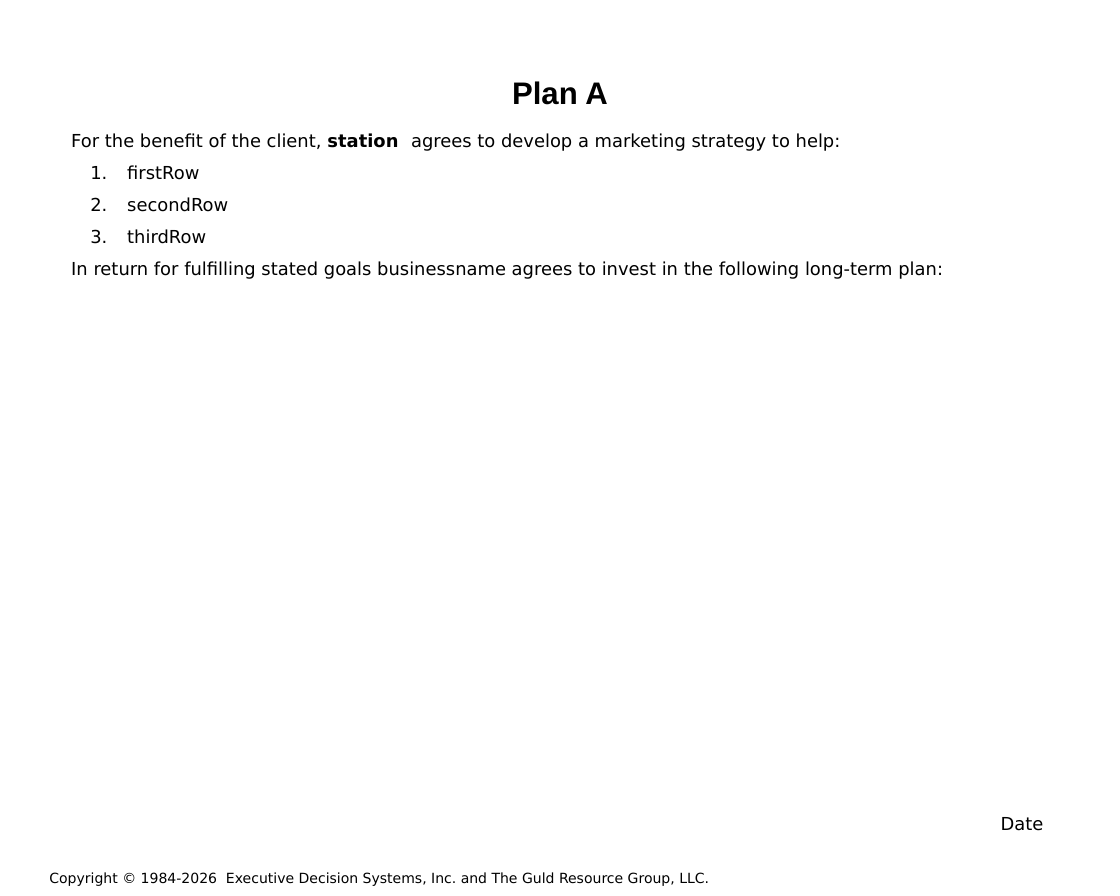
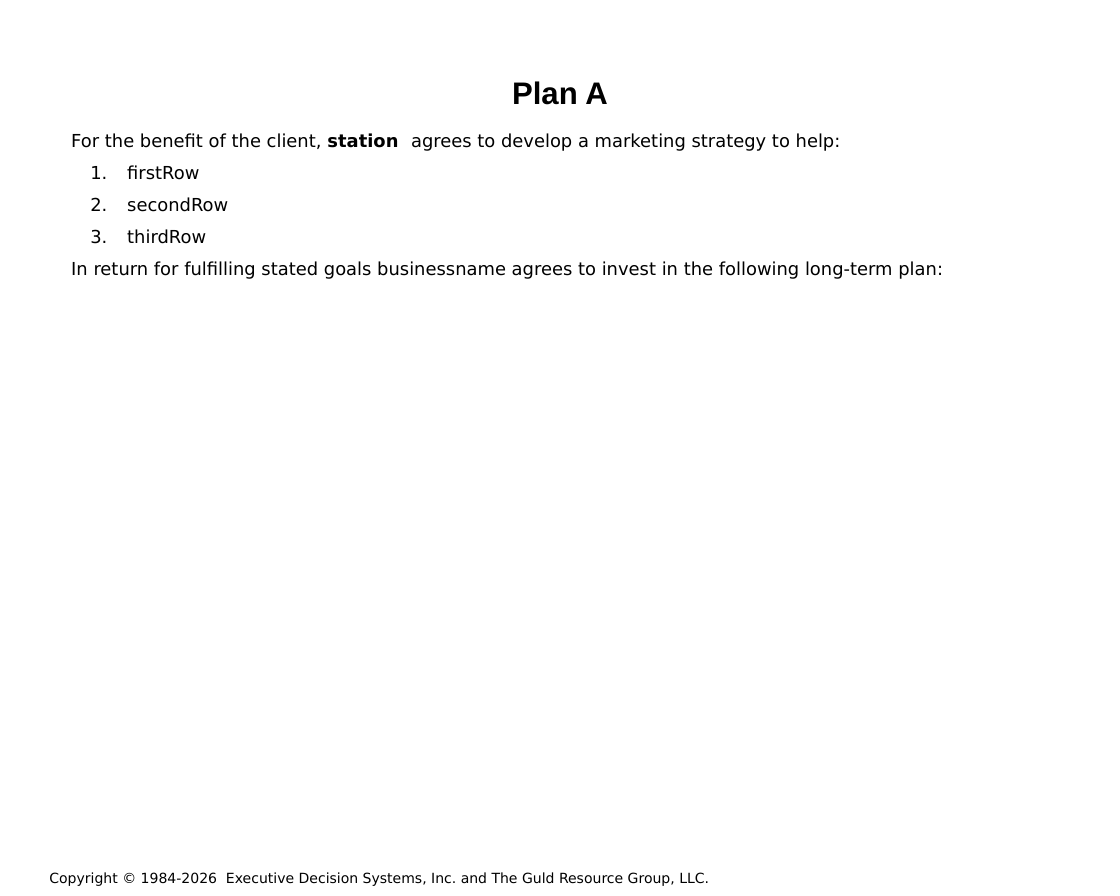
Before and after one commit to hintonandrew510/wizardfrontend, a slide deck: slide 34 of mavenprojectSCR/src/main/resources/powerpointtemplate/tvTemplate.pptx. Drawn at 1120x896 pixels with LibreOffice and Linux fonts; fonts in the diff are those of the drawing; background and template pictures are left out. Boxes give left, top, right and bottom in pixels: in the first picture for what was removed or moved away, otherwise in the second. Text is boxed around its words. In the diff, an @@ line names an element or a change of style, - is before the commit and + after.

```diff
--- a/mavenprojectSCR/src/main/resources/powerpointtemplate/tvTemplate.pptx
+++ b/mavenprojectSCR/src/main/resources/powerpointtemplate/tvTemplate.pptx
@@ text removed at [1001,817,1044,831] @@
-Date
```
Also in this commit, not shown: 2 other slides changed, 4 other files.
